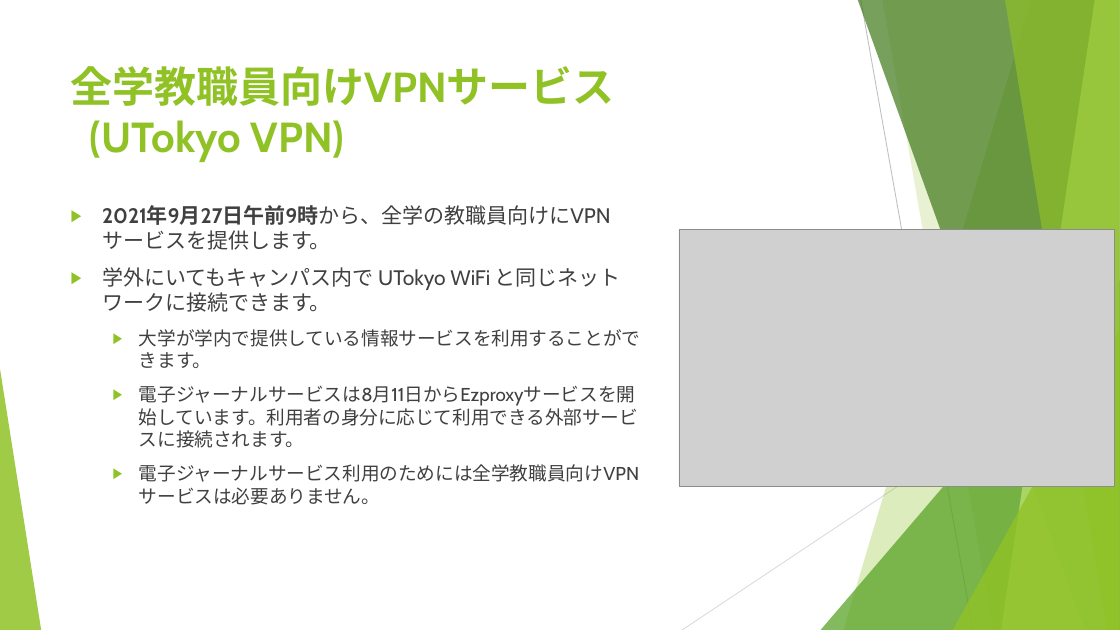
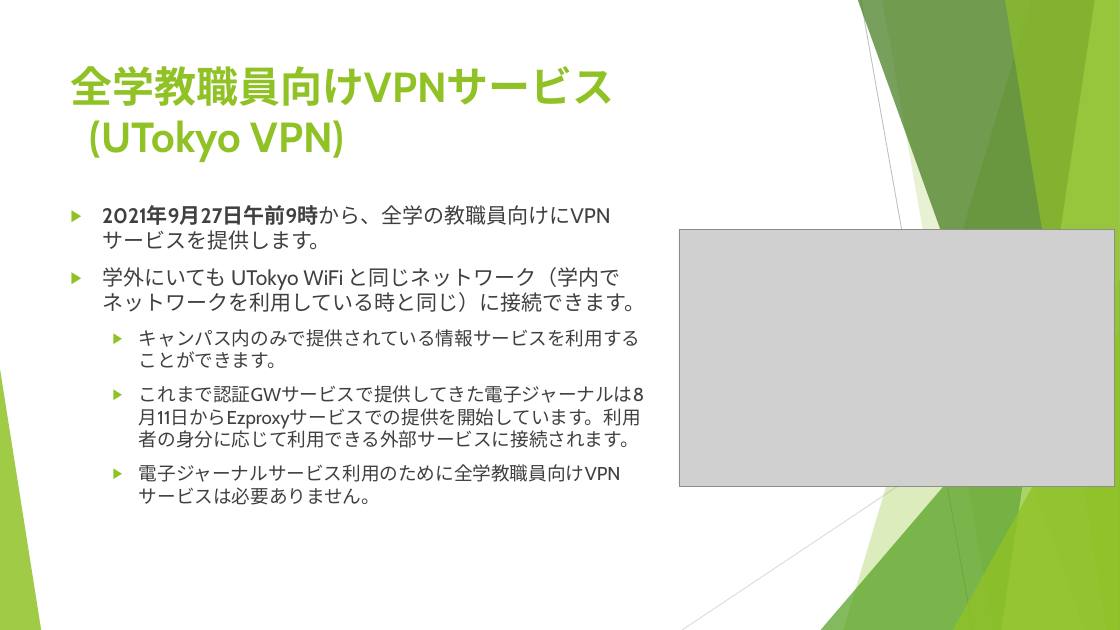
Before and after one commit to utelecon/utelecon.github.io, a slide deck: slide 2 of events/2021-09-15/slides/03-vpn-wifi.pptx. Drawn at 1120x630 pixels with LibreOffice and Linux fonts; fonts in the diff are those of the drawing; grey boxes stand for pictures. Boxes give left, top, right and bottom in pixels: in the first picture for what was removed or moved away, otherwise in the second. Text is boxed around its words. In the diff, an @@ line names an element or a change of style, - is before the commit and + after.

```diff
--- a/events/2021-09-15/slides/03-vpn-wifi.pptx
+++ b/events/2021-09-15/slides/03-vpn-wifi.pptx
@@ text at <box>102,267,645,505</box>: text changed @@
-▶ 学外にいてもキャンパス内で UTokyo WiFi と同じネットワークに接続できます。
-  ▶ 大学が学内で提供している情報サービスを利用することができます。
-  ▶ 電子ジャーナルサービスは8月11日からEzproxyサービスを開始しています。利用者の身分に応じて利用できる外部サービスに接続されます。
-  ▶ 電子ジャーナルサービス利用のためには全学教職員向けVPNサービスは必要ありません。
+▶ 学外にいても UTokyo WiFi と同じネットワーク（学内でネットワークを利用している時と同じ）に接続できます。
+  ▶ キャンパス内のみで提供されている情報サービスを利用することができます。
+  ▶ これまで認証GWサービスで提供してきた電子ジャーナルは8月11日からEzproxyサービスでの提供を開始しています。利用者の身分に応じて利用できる外部サービスに接続されます。
+  ▶ 電子ジャーナルサービス利用のために全学教職員向けVPNサービスは必要ありません。
```
Also in this commit, not shown: 9 other slides changed, 1 other file.
